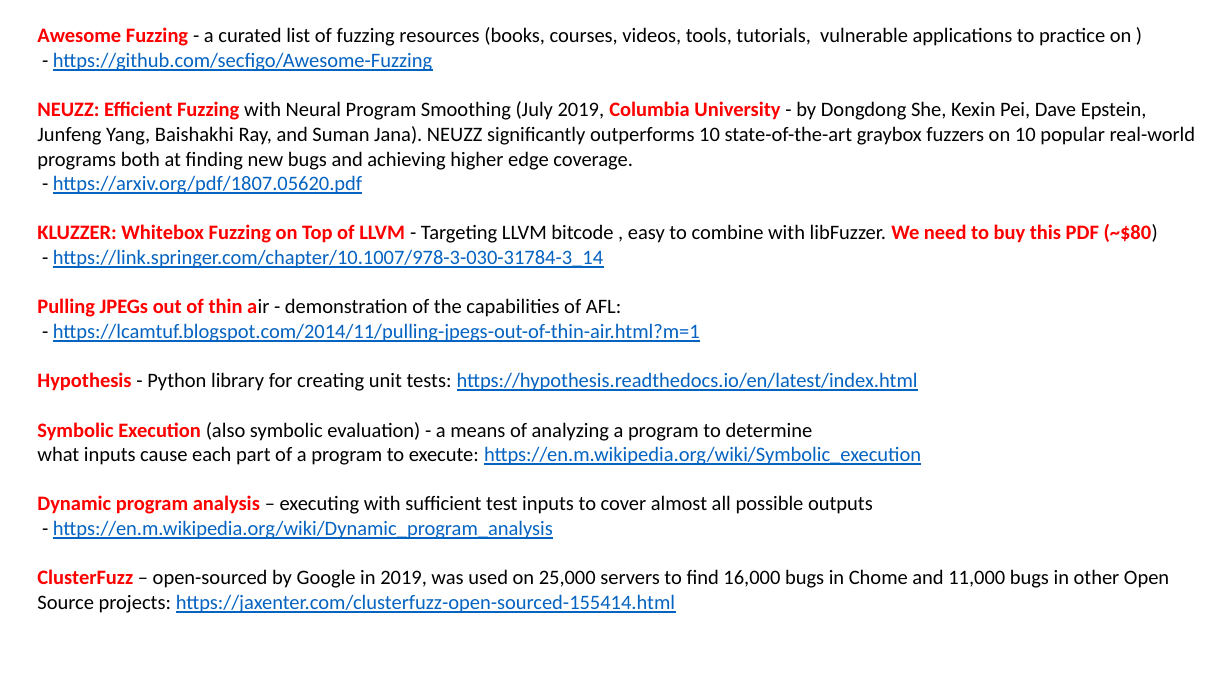
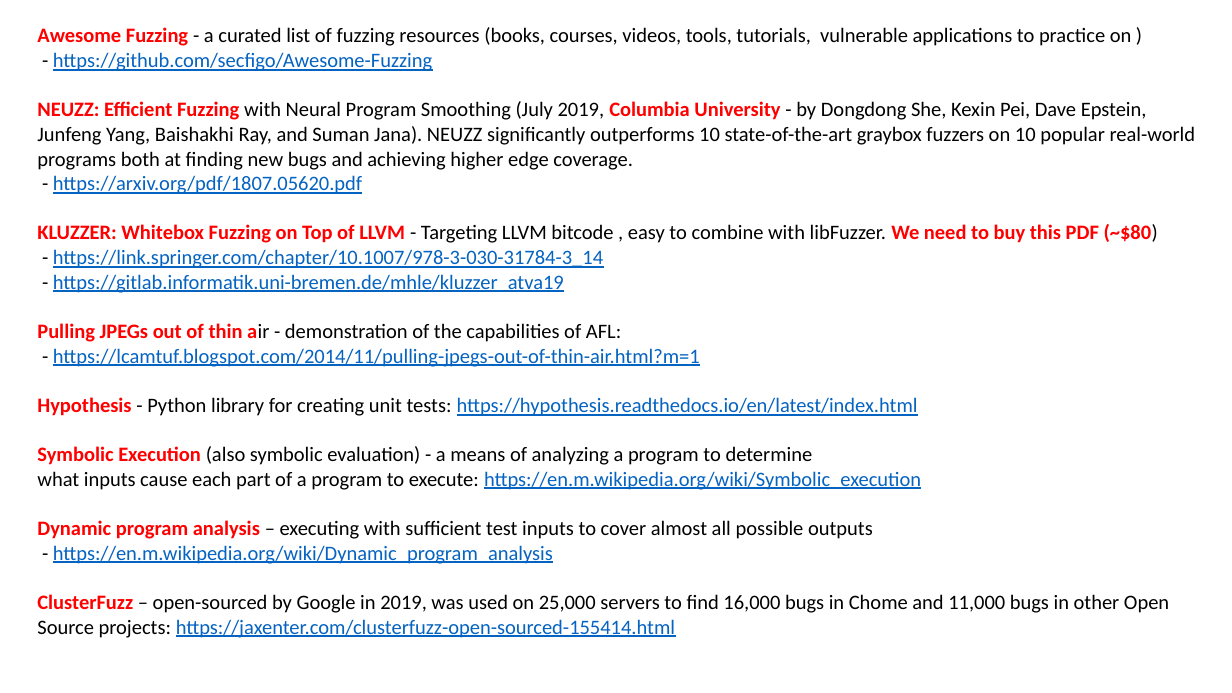
Before and after one commit to lselector/ml_ai_doc, a slide deck: slide 4 of fuzzing.pptx. Drawn at 1232x693 pixels with LibreOffice and Linux fonts; fonts in the diff are those of the drawing. Boxes give left, top, right and bottom in pixels: in the first picture for what was removed or moved away, otherwise in the second. Text is boxed around its words. In the diff, an @@ line names an element or a change of style, - is before the commit and + after.

```diff
--- a/fuzzing.pptx
+++ b/fuzzing.pptx
@@ text at (53, 274, 564, 293): paragraph added @@
+- https://gitlab.informatik.uni-bremen.de/mhle/kluzzer_atva19
```
Also in this commit, not shown: 3 other slides changed, 1 other file.
